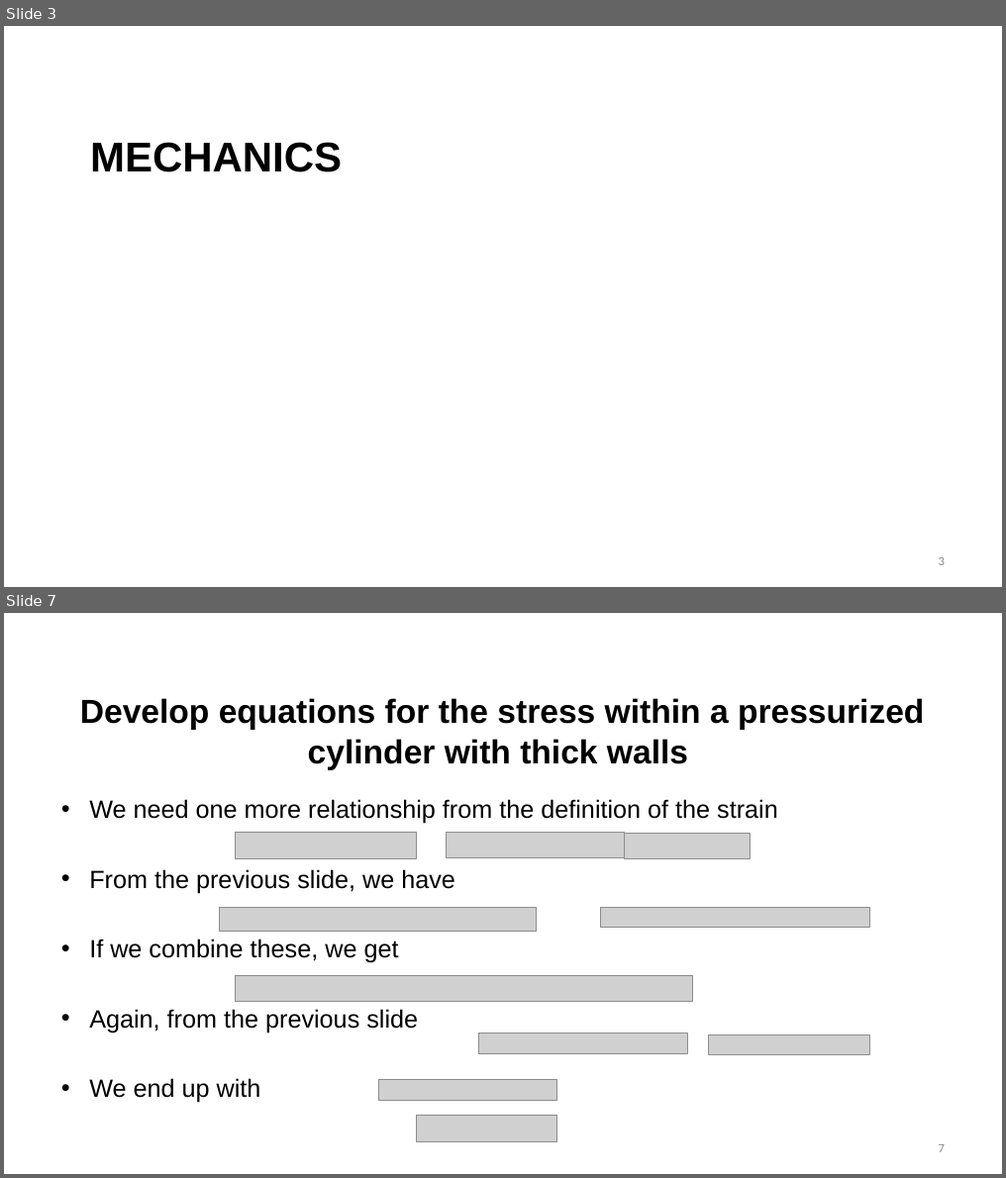
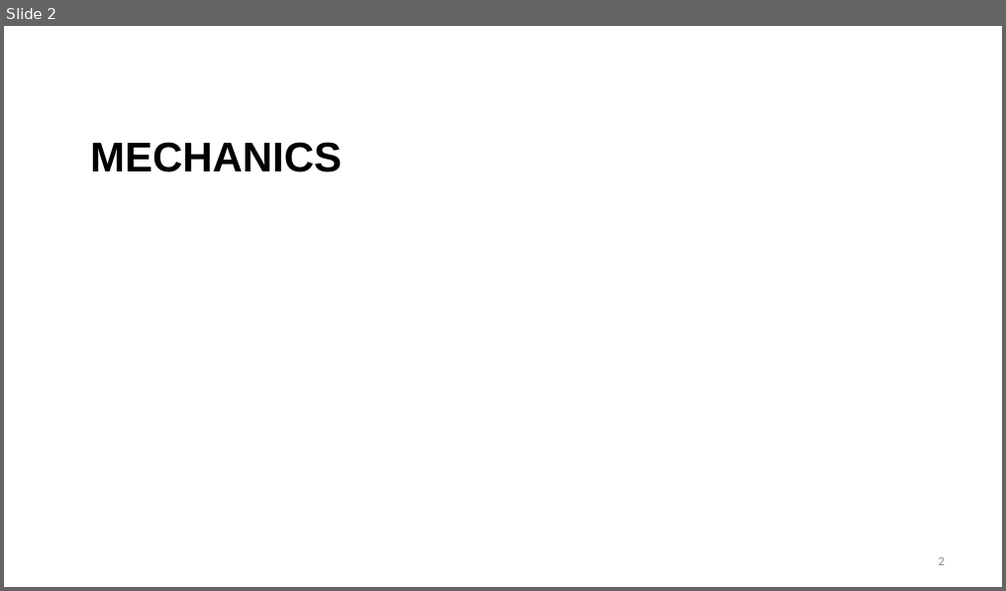
Before and after one commit to benbeeler/TEACHING, a slide deck: Nuclear_Fuel_Performance/NE533_Spring2026/Module2/Lec6_mechanics.pptx. Shown one above the other, each under a label of ours: slides 3 and 7 before the commit, slide 2 after it; the slides between them are not shown. The pictures are 1006x1178 and 1006x591 pixels, drawn with LibreOffice and Linux fonts; fonts in the diff are those of the drawing; grey boxes stand for pictures; background and template pictures are left out. Boxes give left, top, right and bottom in pixels: in the first picture for what was removed or moved away, otherwise in the second. Text is boxed around its words. In the diff, an @@ line names an element or a change of style, - is before the commit and + after.

```diff
--- a/Nuclear_Fuel_Performance/NE533_Spring2026/Module2/Lec6_mechanics.pptx
+++ b/Nuclear_Fuel_Performance/NE533_Spring2026/Module2/Lec6_mechanics.pptx
@@ slide 7 removed at box(4, 613, 1002, 1174), background #FFFFFF @@
@@ title removed at box(80, 698, 924, 770) @@
-Develop equations for the stress within a pressurized cylinder with thick walls
@@ text removed at box(89, 799, 778, 1103) @@
-• We need one more relationship from the definition of the strain
-• From the previous slide, we have
-• If we combine these, we get
-• Again, from the previous slide
-• We end up with
@@ picture removed at box(236, 832, 417, 859) @@
@@ picture removed at box(446, 833, 625, 859) @@
@@ picture removed at box(625, 833, 750, 860) @@
@@ picture removed at box(220, 907, 537, 931) @@
@@ picture removed at box(601, 907, 870, 927) @@
@@ picture removed at box(236, 976, 693, 1002) @@
@@ picture removed at box(478, 1034, 687, 1055) @@
@@ picture removed at box(709, 1035, 870, 1055) @@
@@ picture removed at box(379, 1079, 557, 1100) @@
@@ picture removed at box(417, 1115, 557, 1142) @@
@@ page number removed at box(939, 1145, 944, 1153) @@
-7
@@ what was slide 3 is now slide 2 @@
```
Also in this commit, not shown: 1 slide changed, 8 slides added, 37 other slides removed, 42 other files.
